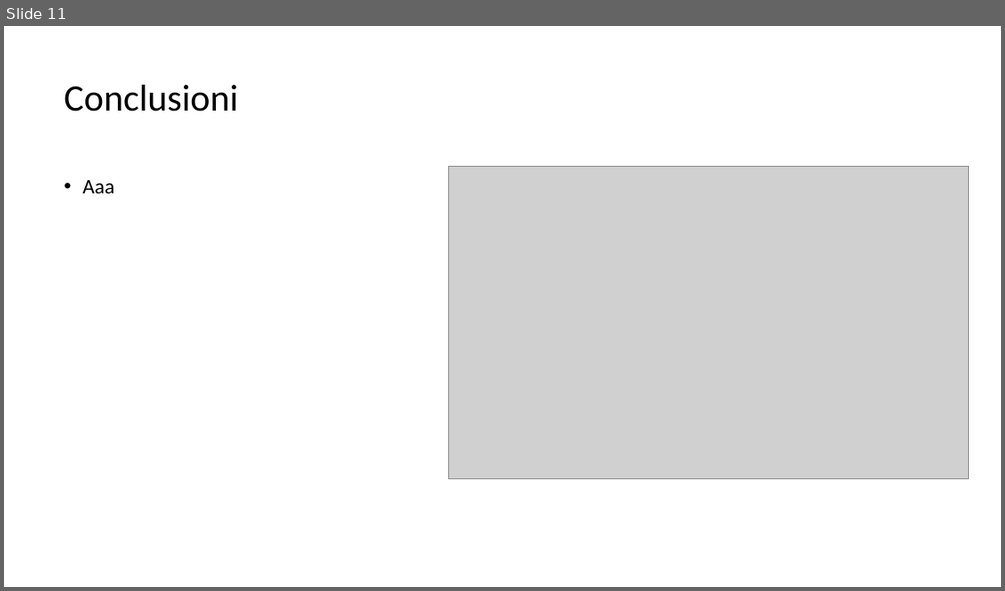
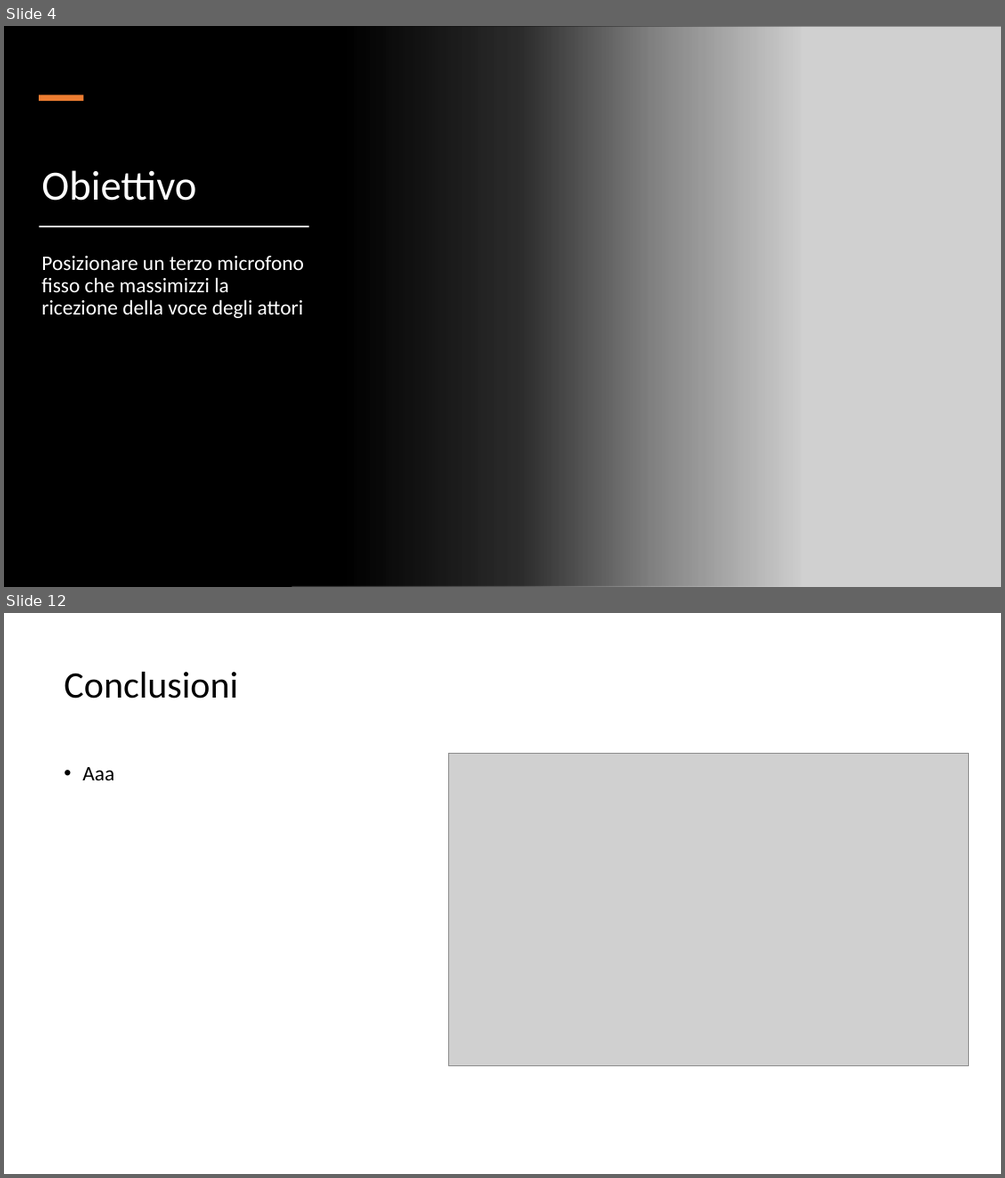
Before and after one commit to af20/mds_decision_making, a slide deck: R/Decision Making slides.pptx. Shown one above the other, each under a label of ours: slide 11 before the commit, slides 4 and 12 after it; the slides between them are not shown. The pictures are 1005x591 and 1005x1178 pixels, drawn with LibreOffice and Linux fonts; fonts in the diff are those of the drawing; grey boxes stand for pictures. Boxes give left, top, right and bottom in pixels: in the first picture for what was removed or moved away, otherwise in the second. Text is boxed around its words. In the diff, an @@ line names an element or a change of style, - is before the commit and + after.

```diff
--- a/R/Decision Making slides.pptx
+++ b/R/Decision Making slides.pptx
@@ slide 4 added at bbox=[4, 26, 1001, 587], background #000000 @@
@@ rectangle added at bbox=[4, 26, 802, 587], fill gradient #000000 @@
@@ picture added at bbox=[291, 26, 1001, 587] @@
@@ rectangle added at bbox=[39, 95, 83, 101], fill #ED7D31 @@
@@ title added at bbox=[41, 170, 196, 200], 40 pt, text #FFFFFF @@
+Obiettivo
@@ rectangle added at bbox=[39, 225, 309, 227], fill #FFFFFF @@
@@ text added at bbox=[41, 256, 304, 318], 20 pt, text #FFFFFF @@
+Posizionare un terzo microfono fisso che massimizzi la ricezione della voce degli attori
@@ what was slide 11 is now slide 12 @@
```
Also in this commit, not shown: 10 slides changed, 1 other file.
